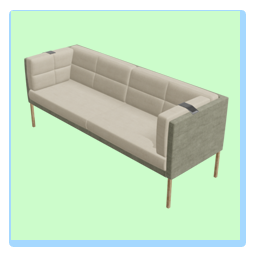
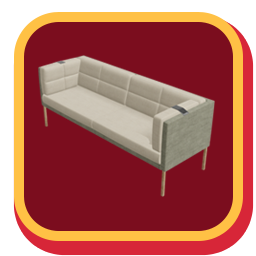
Two versions of the same layered image (256 x 256). Layer-by-layer changes:
painted on "Layer 3" over [24,44,229,209]
removed layer "Rectangle 1" over [11,11,240,240]
added layer "Rounded Rectangle 2" above "Layer 1" over [14,12,243,241]
